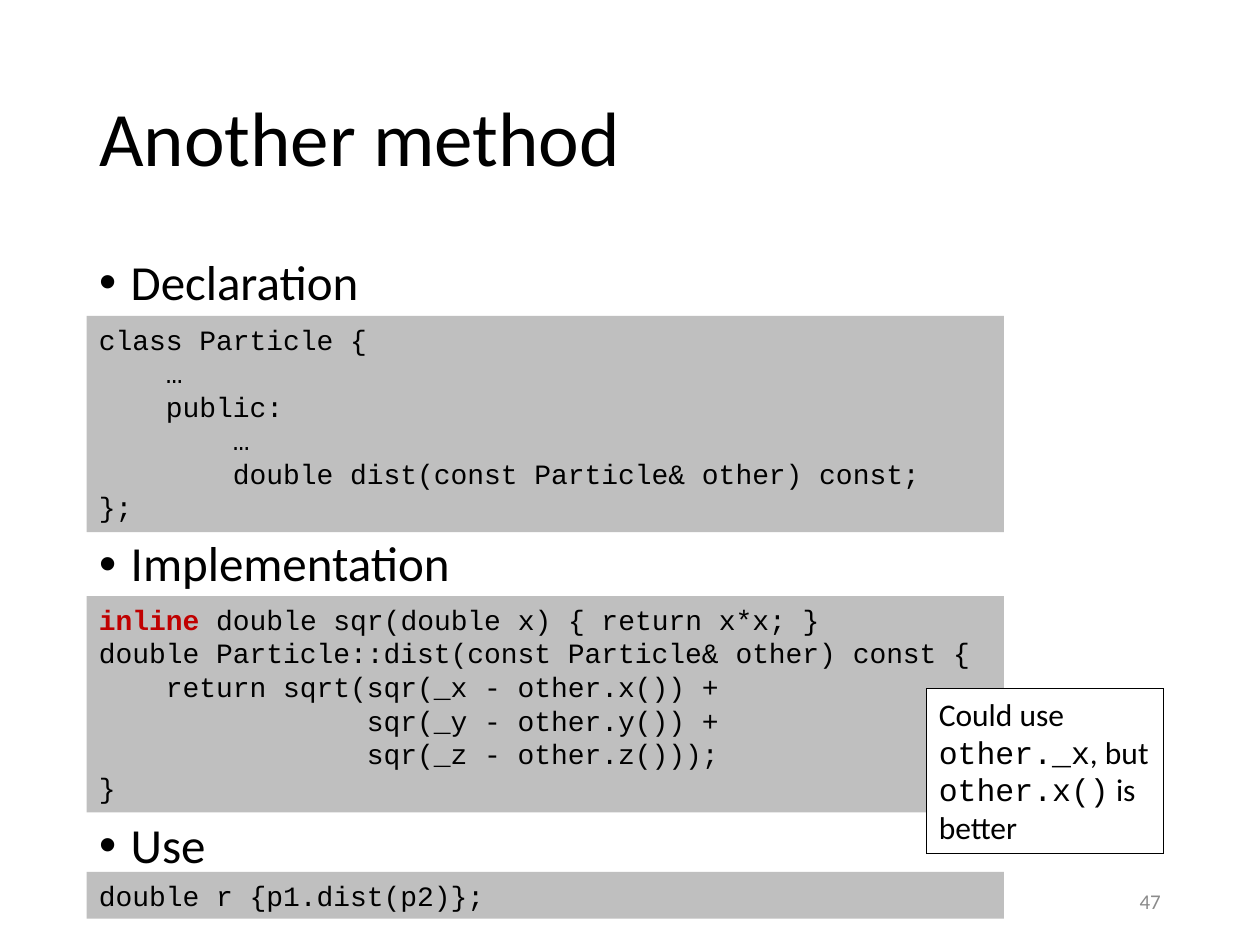
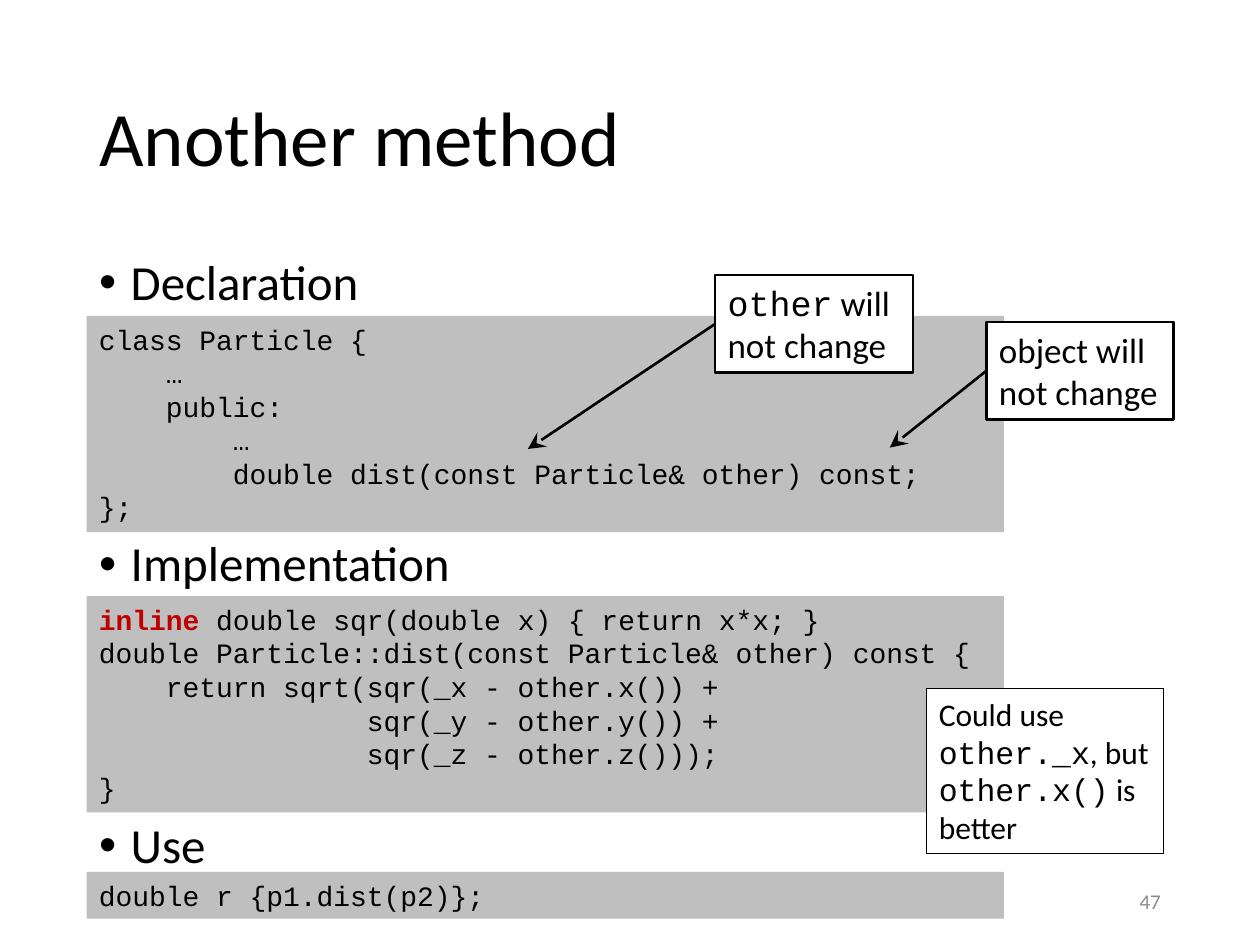
Before and after one commit to gjbex/training-material, a slide deck: slide 47 of CPlusPlus/scientific_cpp.pptx. Drawn at 1260x945 pixels with LibreOffice and Linux fonts; fonts in the diff are those of the drawing. Boxes give left, top, right and bottom in pixels: in the first picture for what was removed or moved away, otherwise in the second. Text is boxed around its words. In the diff, an @@ line names an element or a change of style, - is before the commit and + after.

```diff
--- a/CPlusPlus/scientific_cpp.pptx
+++ b/CPlusPlus/scientific_cpp.pptx
@@ rectangle added at <box>716,275,914,372</box>, fill #FFFFFF, outline #000000 1.5 pt, 20 pt, text #000000 @@
+other will
+not change
@@ arrow added from (716, 324) to (528, 449), #000000 1.5 pt @@
@@ rectangle added at <box>987,323,1173,420</box>, fill #FFFFFF, outline #000000 1.5 pt, 20 pt, text #000000 @@
+object will
+not change
@@ arrow added from (987, 370) to (890, 447), #000000 1.5 pt @@
```
Also in this commit, not shown: 8 other slides changed.
